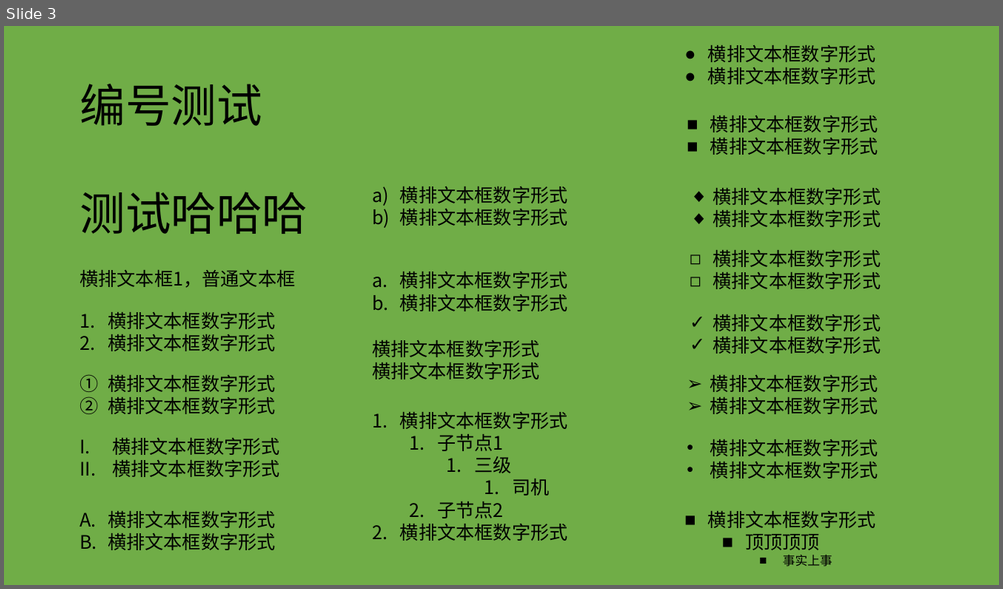
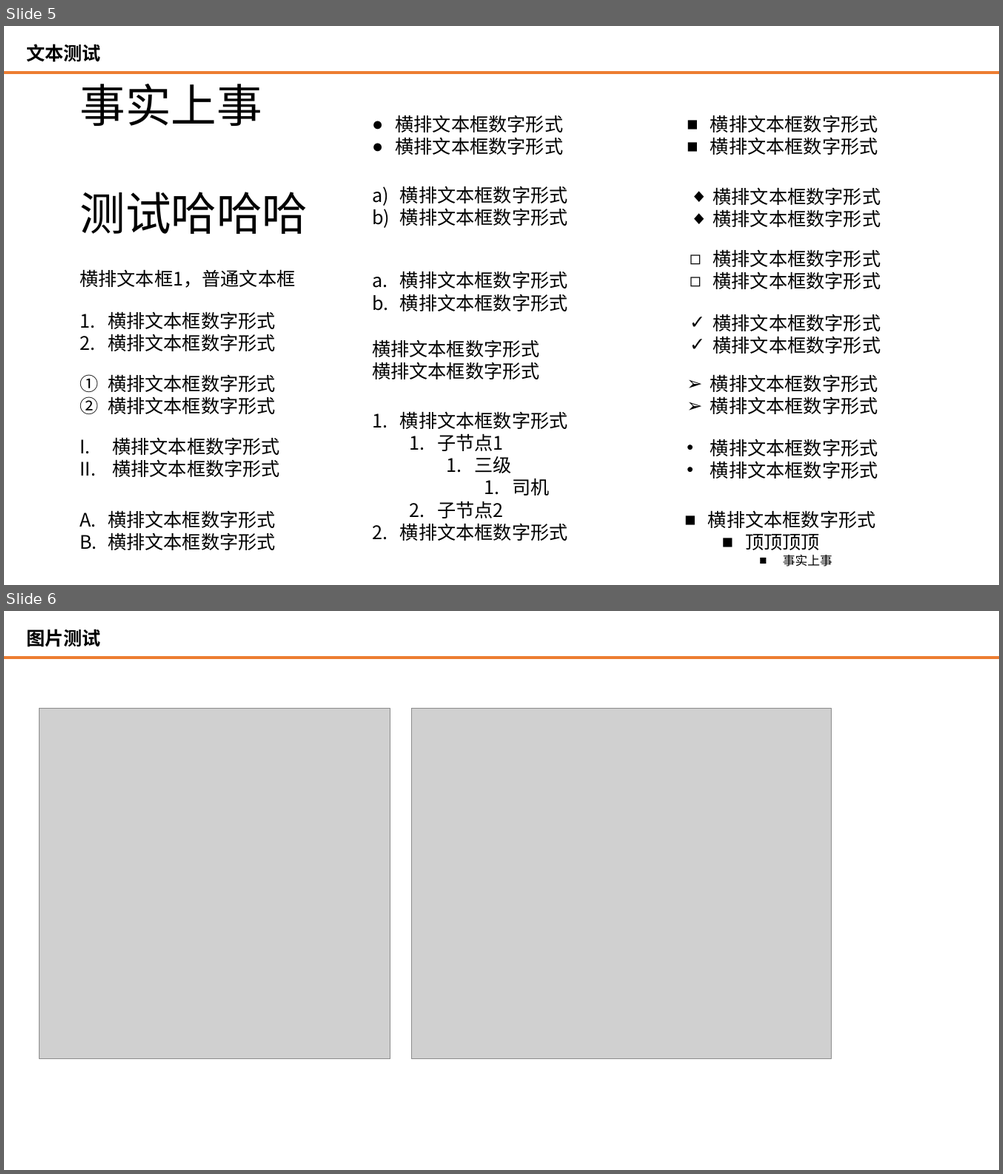
Before and after one commit to 501351981/pptx-preview, a slide deck: examples/dist/1.pptx. Shown one above the other, each under a label of ours: slide 3 before the commit, slides 5 and 6 after it. The pictures are 1003x589 and 1003x1174 pixels, drawn with LibreOffice and Linux fonts; fonts in the diff are those of the drawing; grey boxes stand for pictures. Boxes give left, top, right and bottom in pixels: in the first picture for what was removed or moved away, otherwise in the second. Text is boxed around its words. In the diff, an @@ line names an element or a change of style, - is before the commit and + after.

```diff
--- a/examples/dist/1.pptx
+++ b/examples/dist/1.pptx
@@ slide 6 added at bbox=[4, 611, 999, 1170], background #FFFFFF @@
@@ text added at bbox=[26, 629, 101, 647], 18 pt, text #000000, bold @@
+图片测试
@@ line added from (4, 658) to (999, 658), #ED7D31 3 pt @@
@@ picture added at bbox=[40, 709, 390, 1059] @@
@@ picture added at bbox=[412, 709, 831, 1059] @@
@@ what was slide 3 is now slide 5 @@
@@ slide 5 changed as well @@
@@ background #70AD47 to #FFFFFF @@
@@ text added at bbox=[26, 44, 101, 62], 18 pt, text #000000, bold @@
+文本测试
@@ line added from (4, 73) to (999, 73), #ED7D31 3 pt @@
@@ text at bbox=[79, 84, 262, 126]: text changed @@
-编号测试
+事实上事
@@ text "横排文本框数字形式": place and size @@
-text "横排文本框数字形式" at bbox=[708, 45, 876, 84]
+text "横排文本框数字形式" at bbox=[395, 115, 563, 155]
```
Also in this commit, not shown: 2 other slides changed, 2 other slides added, 1 slide removed, 12 other files.
